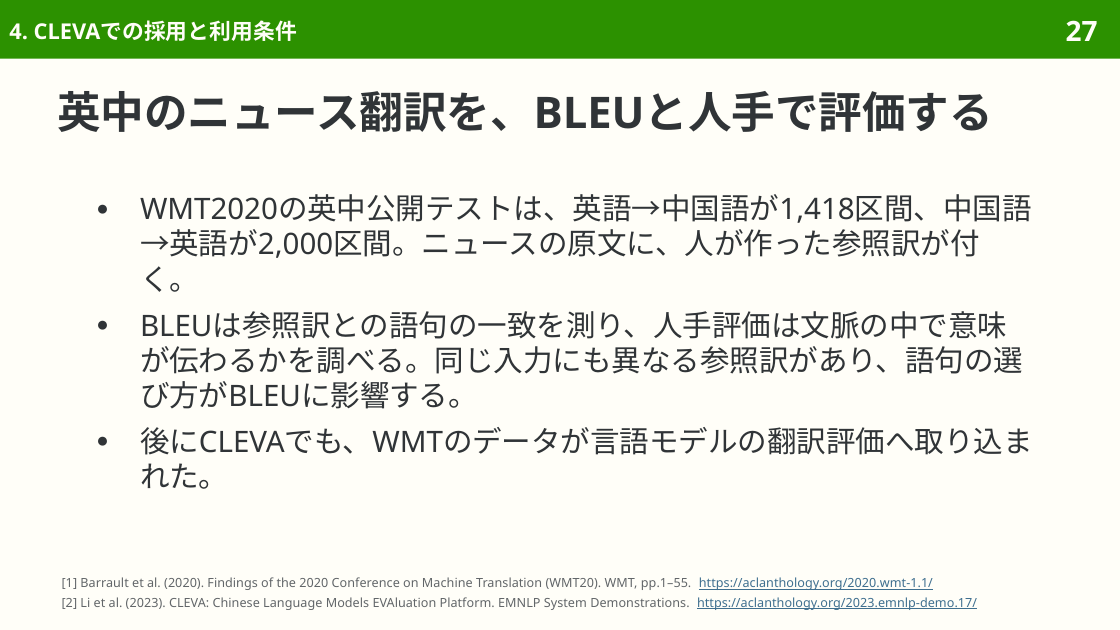
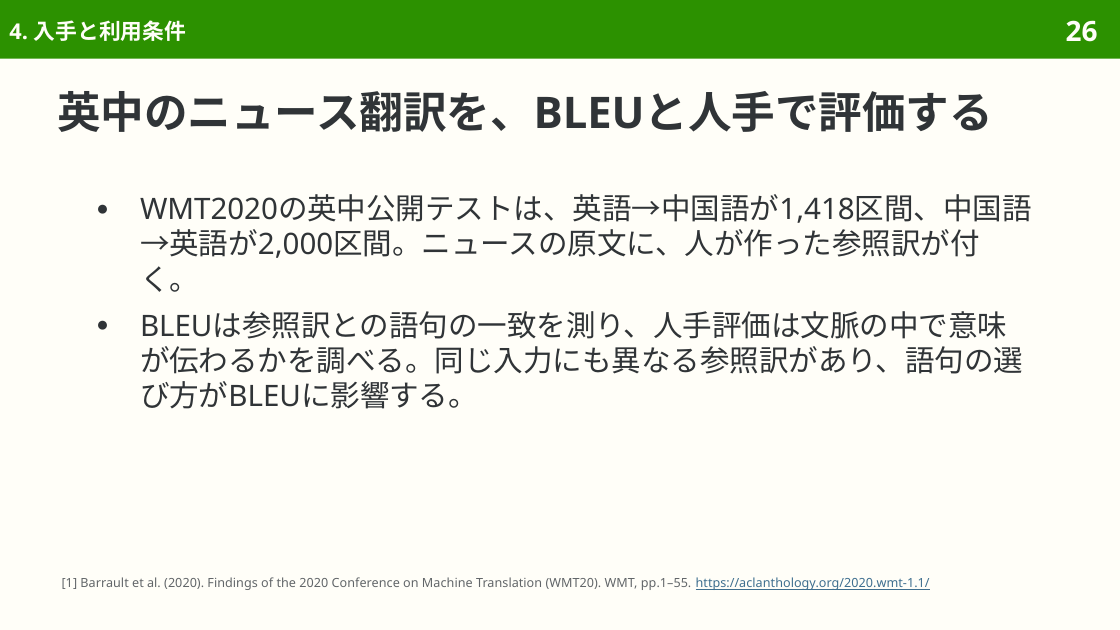
Before and after one commit to sasakiy84/datasets-in-10-minutes, a slide deck: slide 26 of slides/datasets-in-10-minutes-wmt2020-enzh.pptx (slide 27 before the commit). Drawn at 1120x630 pixels with LibreOffice and Linux fonts; fonts in the diff are those of the drawing. Boxes give left, top, right and bottom in pixels: in the first picture for what was removed or moved away, otherwise in the second. Text is boxed around its words. In the diff, an @@ line names an element or a change of style, - is before the commit and + after.

Commit message:
Center WMT2020 on news translation data and its original evaluation

```diff
--- a/slides/datasets-in-10-minutes-wmt2020-enzh.pptx
+++ b/slides/datasets-in-10-minutes-wmt2020-enzh.pptx
@@ title at box(9, 20, 187, 41): text changed @@
-4. CLEVAでの採用と利用条件
+4. 入手と利用条件
@@ page number at box(1066, 20, 1098, 42): text changed @@
-27
+26
@@ text at box(140, 427, 1033, 489): paragraph removed @@
-● 後にCLEVAでも、WMTのデータが言語モデルの翻訳評価へ取り込まれた。
@@ text at box(62, 597, 977, 610): paragraph removed @@
-[2] Li et al. (2023). CLEVA: Chinese Language Models EVAluation Platform. EMNLP System Demonstrations. https://aclanthology.org/2023.emnlp-demo.17/
```
Also in this commit, not shown: 4 other slides changed, 2 slides removed, 46 other files.
